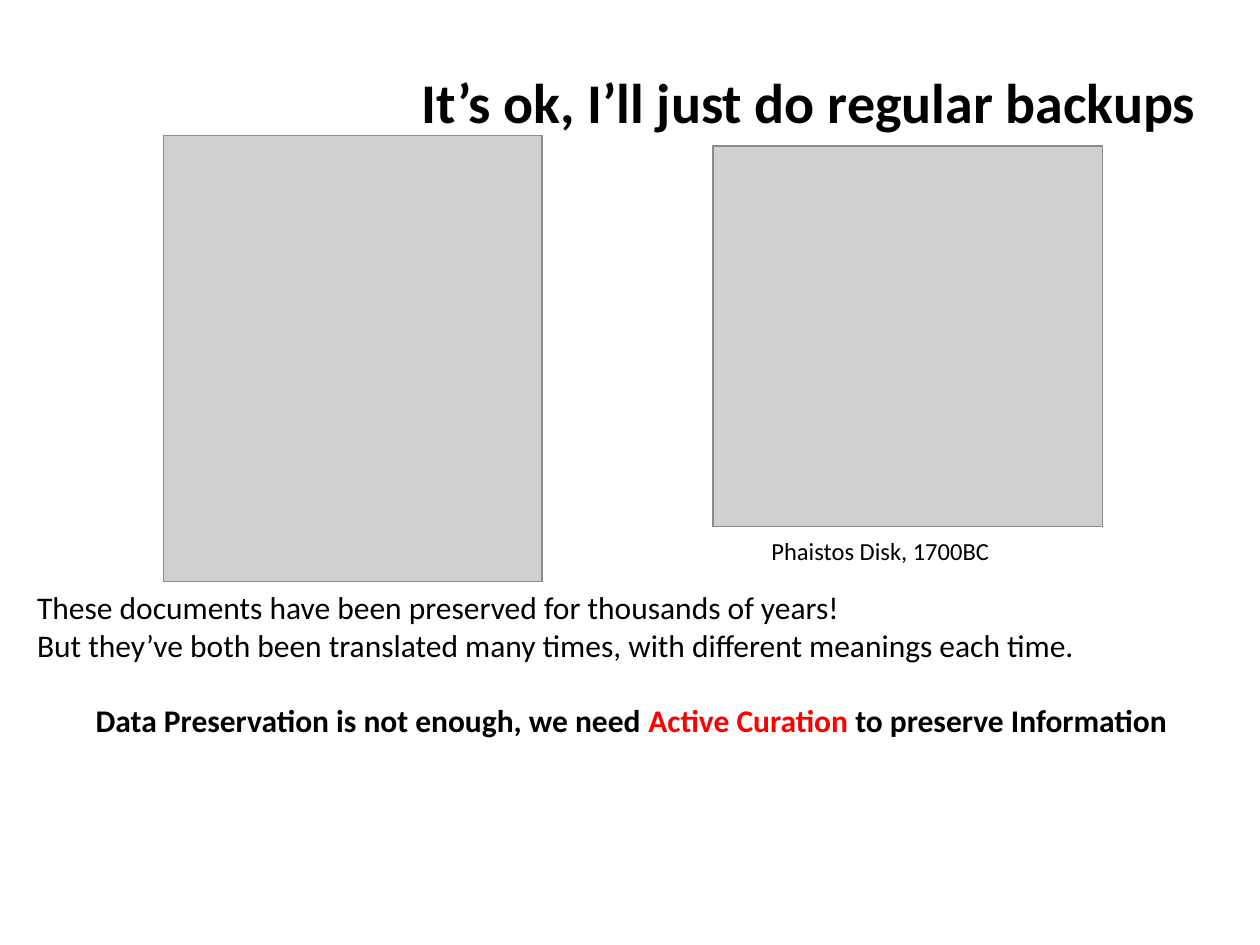
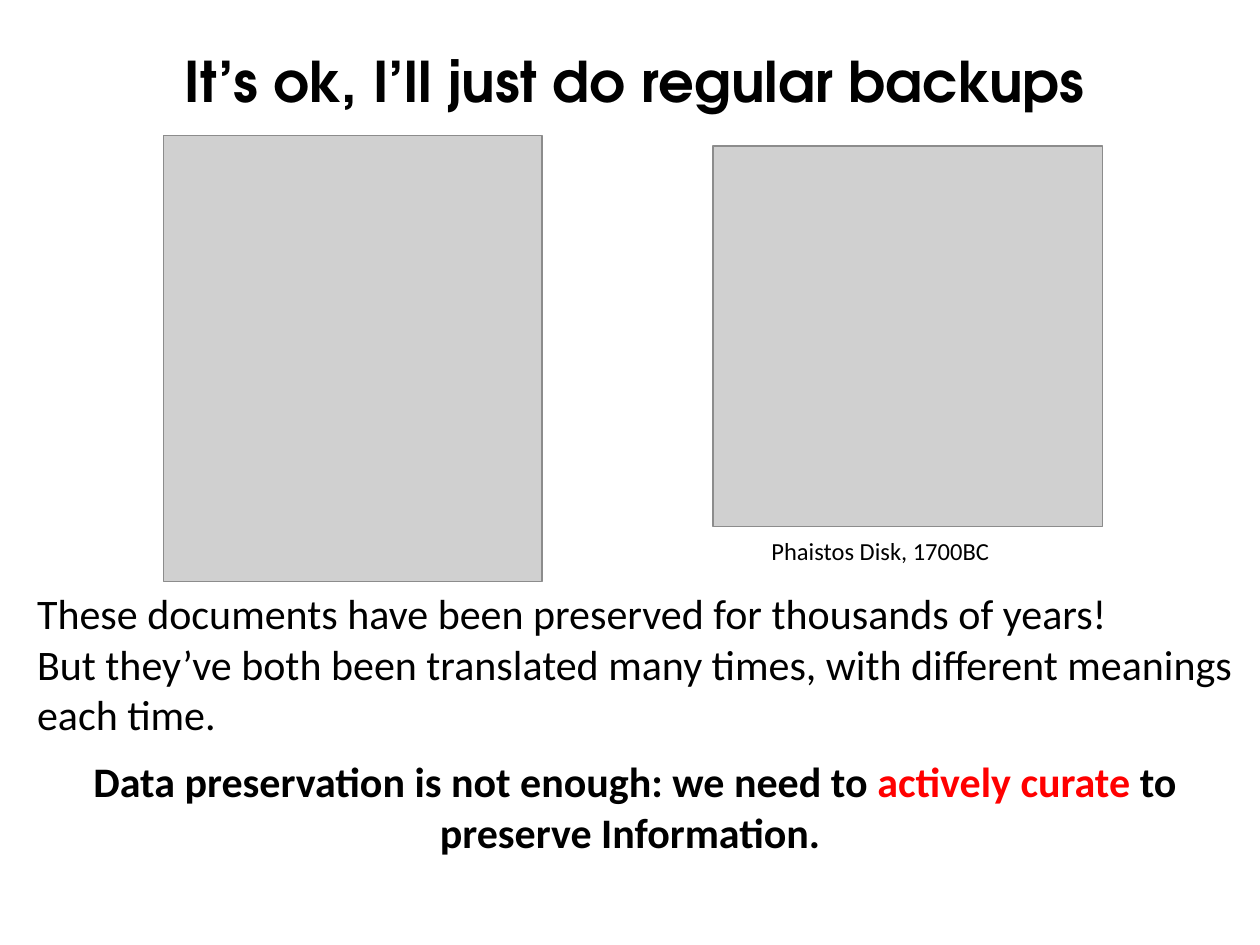
Before and after one commit to ncasuk/ncas-isc, a slide deck: slide 34 of overview_presentations/Why_good_data_curation_is_essential_for_good_science.pptx (slide 35 before the commit). Drawn at 1260x945 pixels with LibreOffice and Linux fonts; fonts in the diff are those of the drawing; grey boxes stand for pictures; background and template pictures are left out. Boxes give left, top, right and bottom in pixels: in the first picture for what was removed or moved away, otherwise in the second. Text is boxed around its words. In the diff, an @@ line names an element or a change of style, - is before the commit and + after.

Commit message:
Updated Data Curation presentation and added new slide template.

```diff
--- a/overview_presentations/Why_good_data_curation_is_essential_for_good_science.pptx
+++ b/overview_presentations/Why_good_data_curation_is_essential_for_good_science.pptx
@@ title "It’s ok, I’ll just do ...": place and size @@
-title "It’s ok, I’ll just do ..." at bbox=[421, 82, 1196, 136]
+title "It’s ok, I’ll just do ..." at bbox=[185, 59, 1085, 115]
@@ title "It’s ok, I’ll just do ..." at bbox=[185, 59, 1085, 115]: font Calibri to TeX Gyre Adventor; alignment right to centre; line spacing 1 to 0.9 @@
@@ text at bbox=[37, 599, 1231, 731]: size 18 to 24 pt in "These documents have been preserved for thousands ...", "But they’ve both been translated many times, ..." @@
@@ text at bbox=[93, 767, 1177, 855]: text changed; size 18 to 24 pt @@
-Data Preservation is not enough, we need Active Curation to preserve Information
+Data preservation is not enough: we need to actively curate to preserve Information.
```
Also in this commit, not shown: 31 other slides changed, 1 slide removed, 1 other file.
